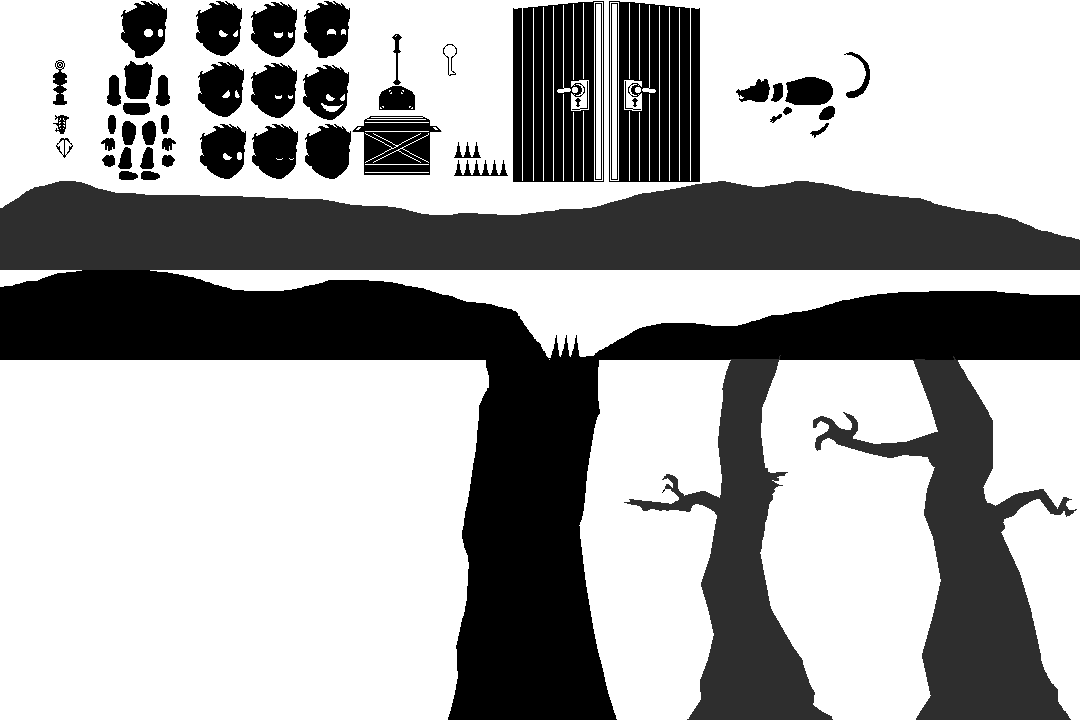
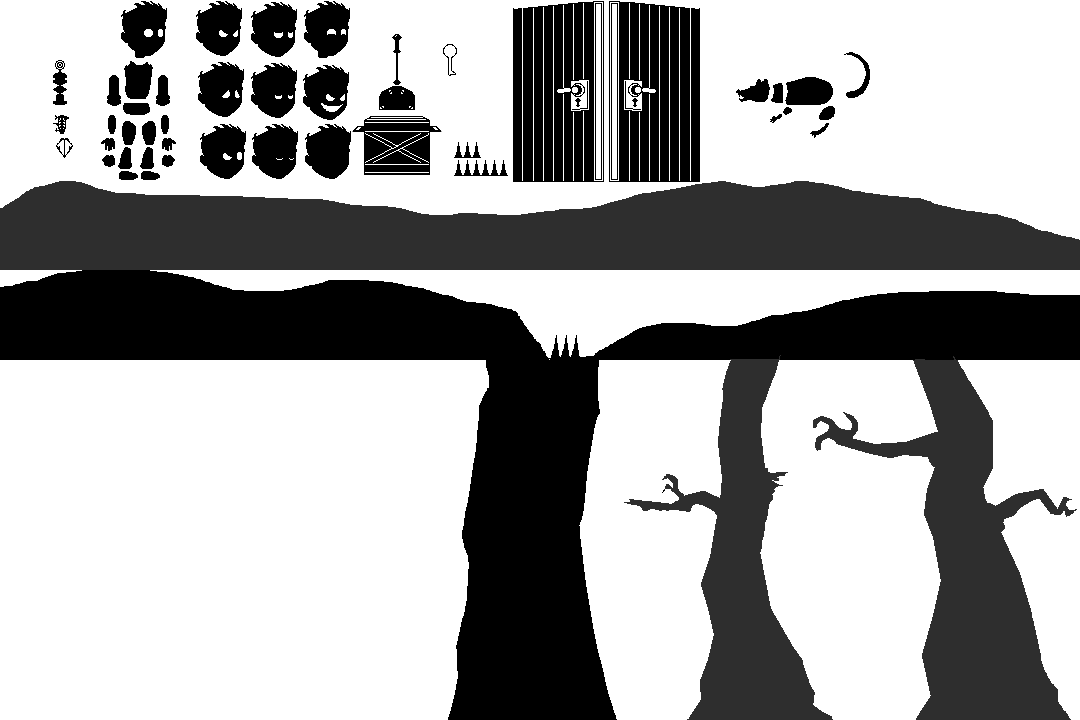
Revision of a layered 1080×720 image; what changed, layer by layer:
painted on "Ebene 4" over [772, 97, 794, 105]
